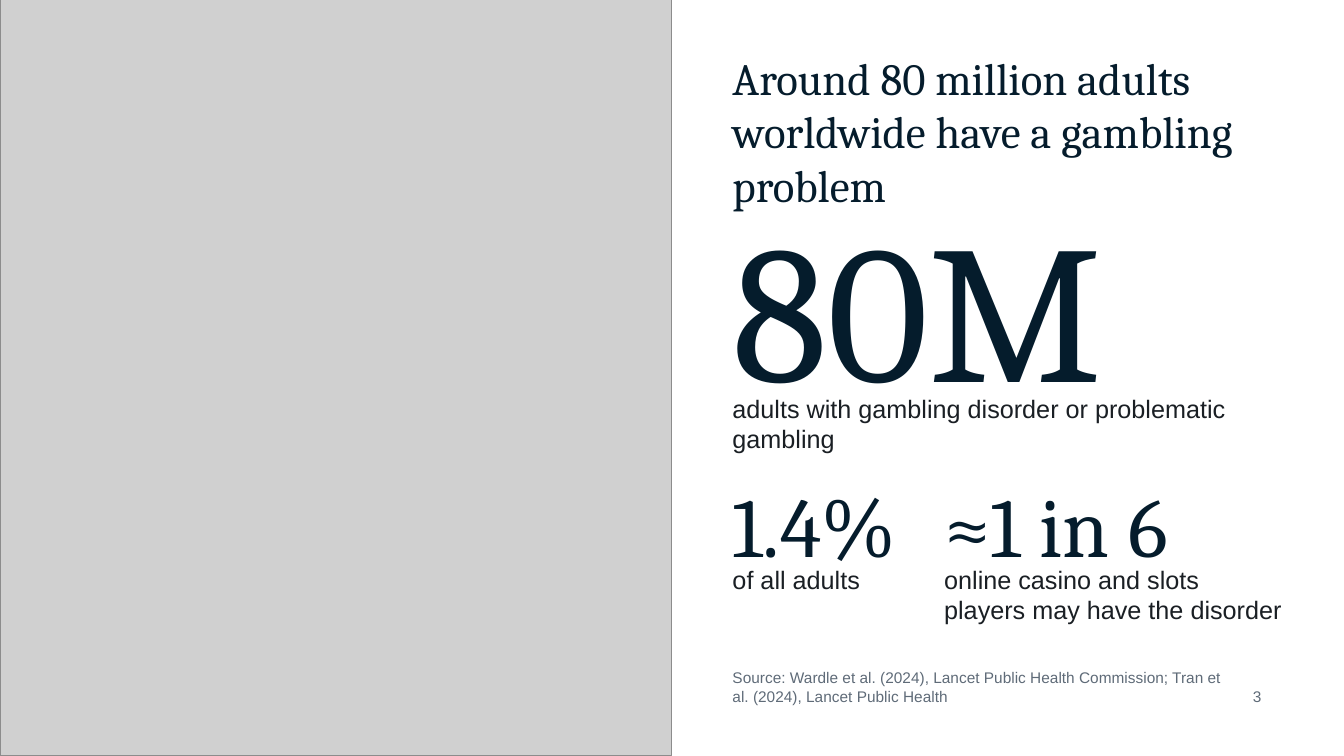
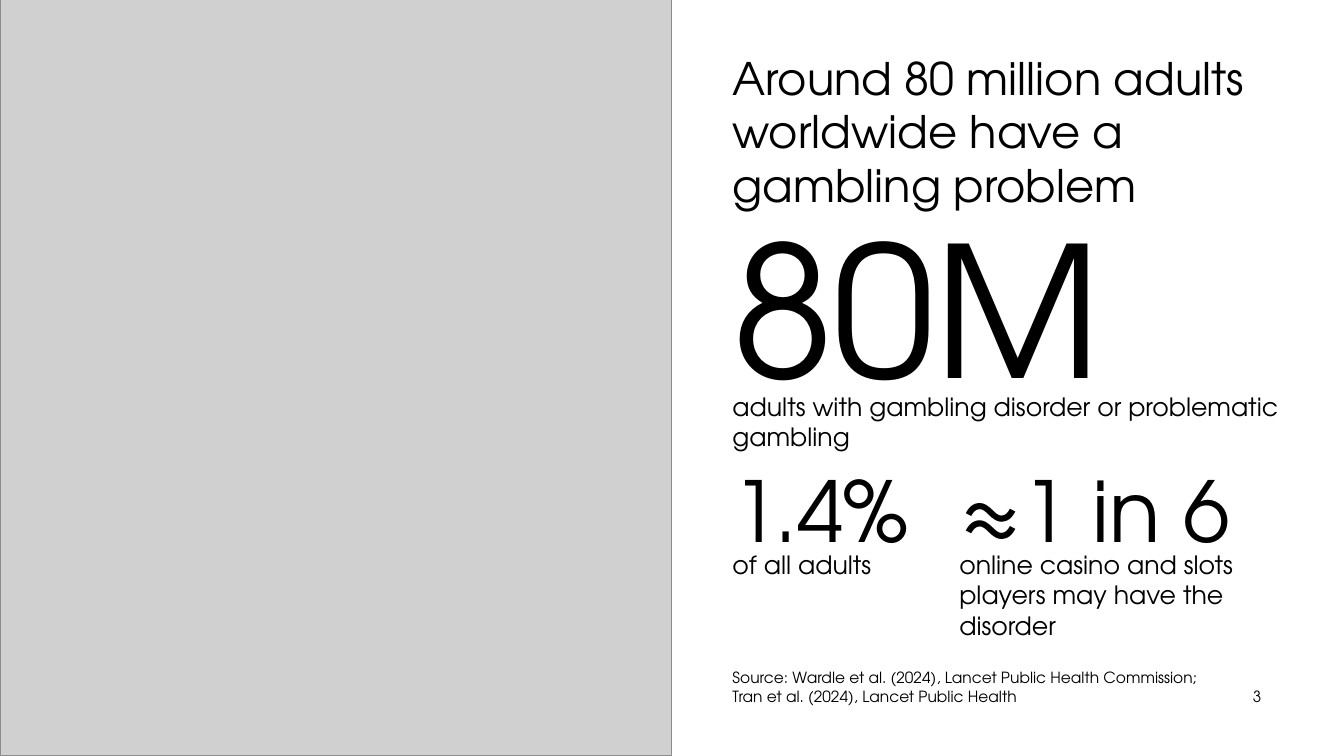
Before and after one commit to matisqaceme/Study, a slide deck: slide 3 of psychology/gambling-disorder/Gambling_Disorder_9990.pptx. Drawn at 1344x756 pixels with LibreOffice and Linux fonts; fonts in the diff are those of the drawing; grey boxes stand for pictures. Boxes give left, top, right and bottom in pixels: in the first picture for what was removed or moved away, otherwise in the second. Text is boxed around its words. In the diff, an @@ line names an element or a change of style, - is before the commit and + after.

```diff
--- a/psychology/gambling-disorder/Gambling_Disorder_9990.pptx
+++ b/psychology/gambling-disorder/Gambling_Disorder_9990.pptx
@@ text "80M" moved from (x1=732, y1=202, x2=1102, y2=424) to (x1=732, y1=189, x2=1101, y2=452) @@
@@ text "80M" at (x1=732, y1=189, x2=1101, y2=452): size 140 to 130 pt, font Cambria to TeX Gyre Adventor, text colour #051C2C to #000000 @@
@@ font Cambria to TeX Gyre Adventor, text colour #051C2C to #000000 in 3 elements at (x1=732, y1=61, x2=1244, y2=212), (x1=959, y1=480, x2=1231, y2=575), (x1=732, y1=479, x2=908, y2=575) @@
@@ text "1.4%" moved from (x1=732, y1=498, x2=896, y2=576) to (x1=732, y1=479, x2=908, y2=575) @@
@@ text "≈1 in 6" moved from (x1=944, y1=500, x2=1167, y2=576) to (x1=959, y1=480, x2=1231, y2=575) @@
@@ font Arial to TeX Gyre Adventor, text colour #1A1F24 to #000000 in 3 elements at (x1=732, y1=397, x2=1278, y2=452), (x1=959, y1=555, x2=1233, y2=636), (x1=732, y1=555, x2=871, y2=575) @@
@@ text "of all adults" moved from (x1=732, y1=570, x2=860, y2=590) to (x1=732, y1=555, x2=871, y2=575) @@
@@ text "online casino and slots players ..." moved from (x1=944, y1=570, x2=1282, y2=625) to (x1=959, y1=555, x2=1233, y2=636) @@
@@ text "Source: Wardle et al. (2024), ..." at (x1=732, y1=671, x2=1196, y2=705): font Arial to TeX Gyre Adventor, text colour #5F6B78 to #000000 @@
@@ page number at (x1=1253, y1=690, x2=1262, y2=702): font Arial to TeX Gyre Adventor, text colour #5F6B78 to #000000 @@
```
Also in this commit, not shown: 7 other slides changed, 5 other files.
